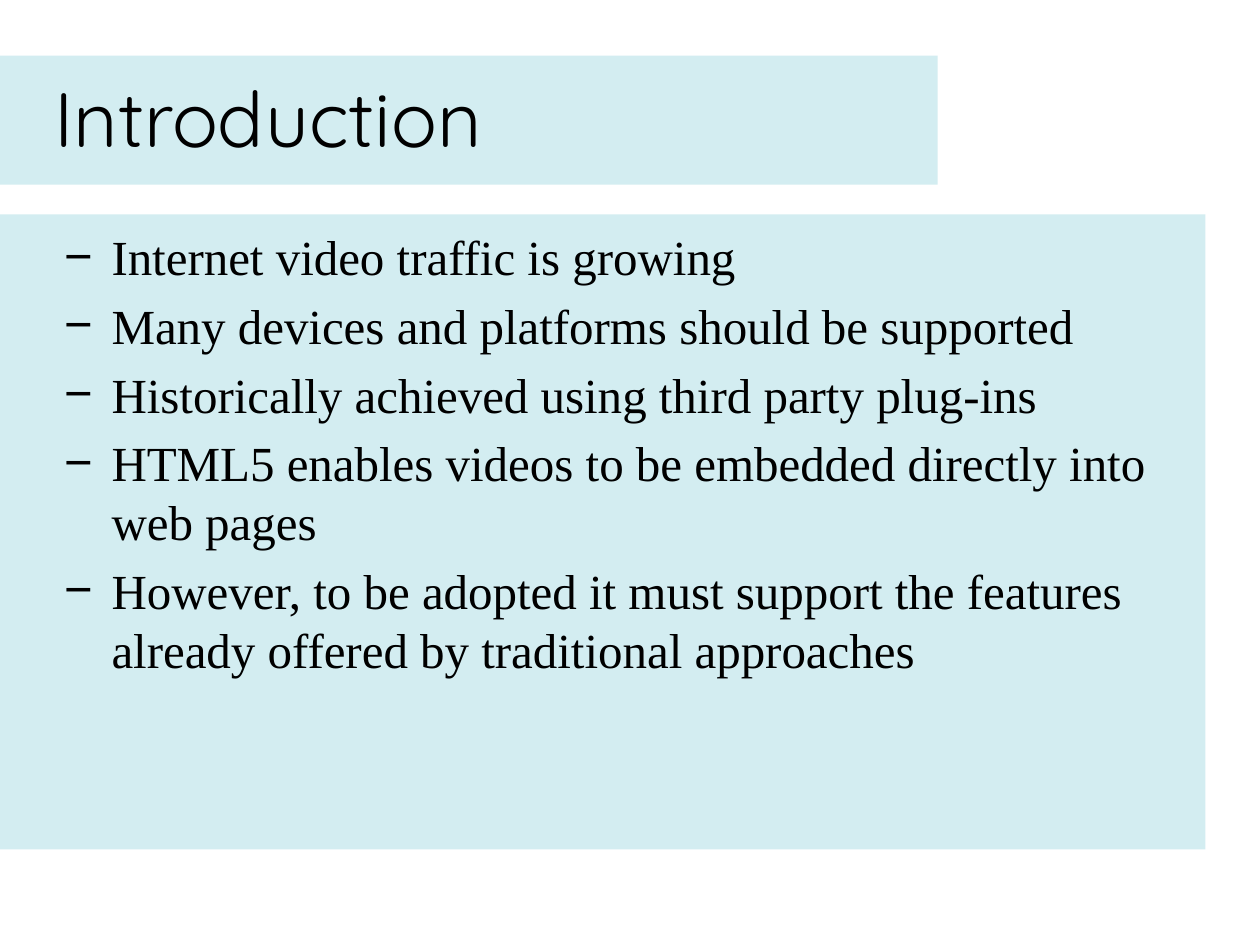
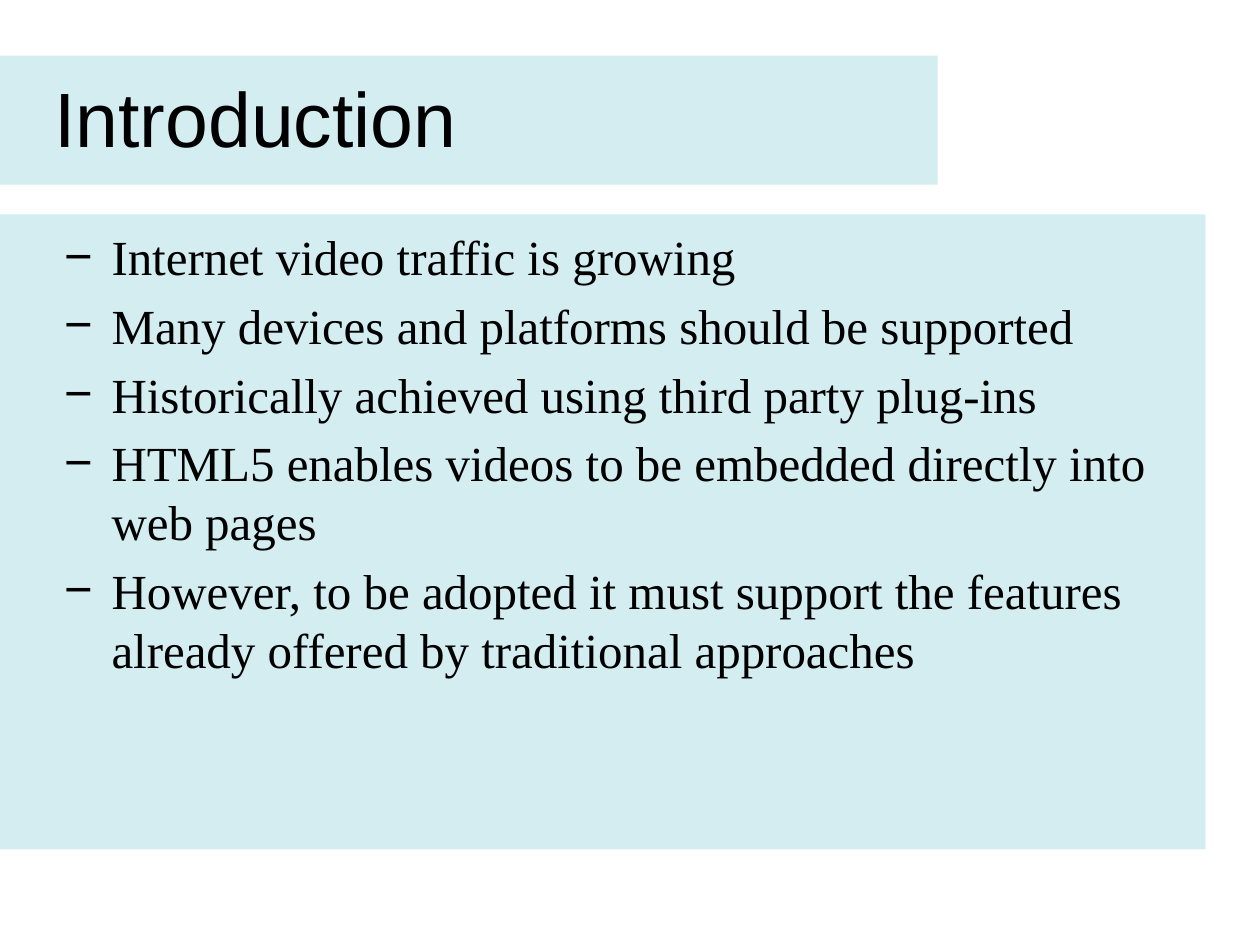
Before and after one commit to dhulme/irp, a slide deck: slide 2 of presentation/slides.pptx. Drawn at 1260x945 pixels with LibreOffice and Linux fonts; fonts in the diff are those of the drawing. Boxes give left, top, right and bottom in pixels: in the first picture for what was removed or moved away, otherwise in the second. Text is boxed around its words. In the diff, an @@ line names an element or a change of style, - is before the commit and + after.

```diff
--- a/presentation/slides.pptx
+++ b/presentation/slides.pptx
@@ title "Introduction" at bbox=[54, 91, 456, 148]: font Quicksand to Arial @@
```
Also in this commit, not shown: 7 other slides changed, 1 other file.
